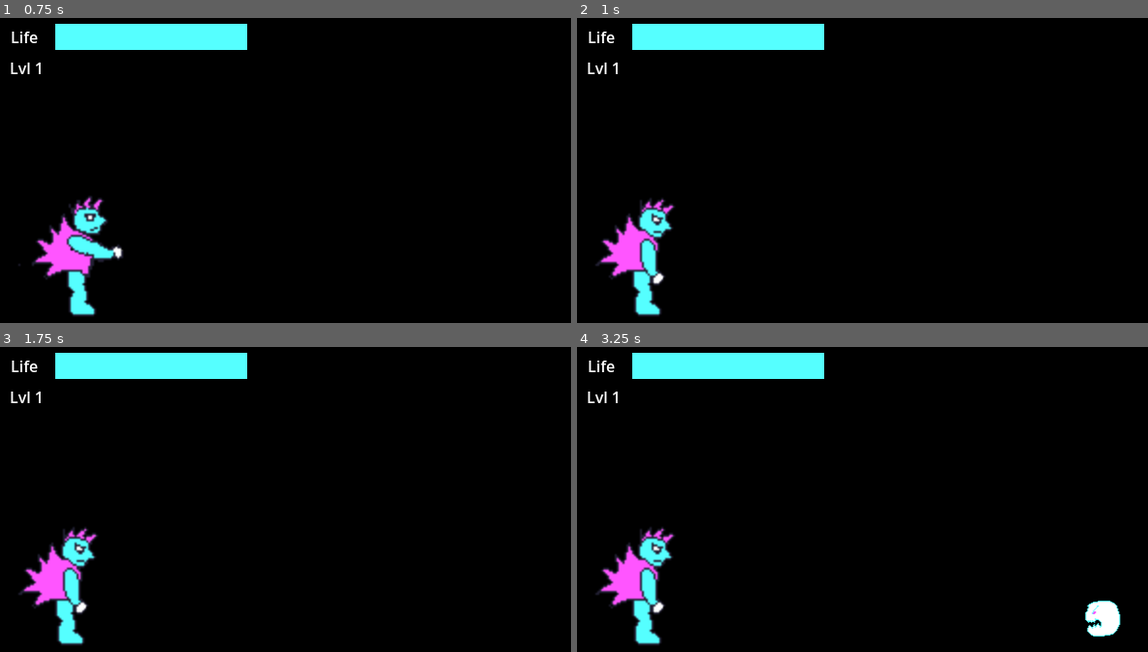
Above: before the commit, frames 1-4 (two rows, left to right).
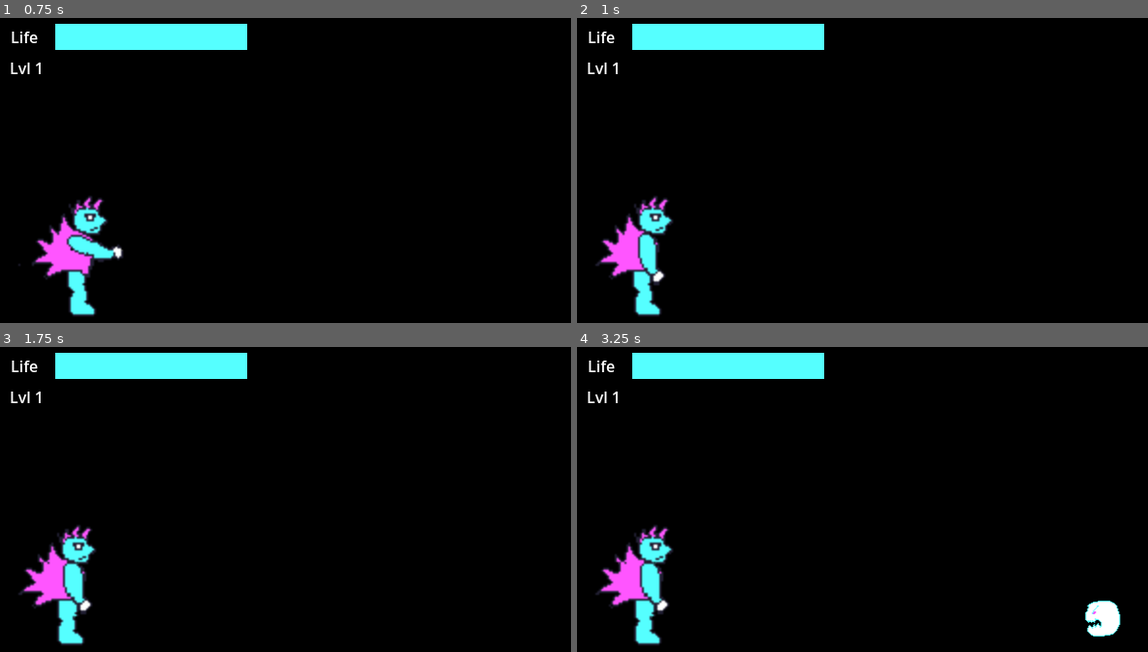
Above: after the commit, the same moments.

Repository: charro/secretpowers
Game: Godot game, scene res://main.tscn
Same seed, same stepped clock (60 frames per second), same inputs: the game is played once before the commit and once after it.
Inputs:
- Up to frame 1 (0.75 s): tap Ctrl (first) at 0.6 s
- Up to frame 2 (1 s): tap Shift (second) at 0.8 s
- Up to frame 3 (1.75 s): tap Shift (second) at 1.35 s; tap Ctrl (first) at 1.55 s
- Up to frame 4 (3.25 s): tap Ctrl (first) at 2.1, 3.05 s; tap Shift (second) at 2.3, 2.85 s

Frame 1 is identical in both runs. In frame 2, 0.7% of the frame differs, in the area x 10-18%, y 58-88%; in frame 3, 1.0%, in the area x 6-18%, y 58-89%; in frame 4, 1.0%.

Commit message:
Fix animation and effects of MultiPunch

Diff:
--- a/main.tscn
+++ b/main.tscn
@@ -23,7 +23,7 @@
 [node name="SecretPowers" type="Node2D" parent="SecretPowerChecker"]
 
 [node name="FirstSecretPower" parent="SecretPowerChecker/SecretPowers" instance=ExtResource("4_pspov")]
-keys_combination = Array[int]([0, 0, 0, 0, 0])
+keys_combination = Array[int]([0, 0, 0])
 
 [node name="SecondSecretPower" parent="SecretPowerChecker/SecretPowers" instance=ExtResource("4_pspov")]
 secret_power_id = 1
@@ -33,8 +33,9 @@
 secret_power_id = 2
 keys_combination = Array[int]([2, 1, 0])
 
-[node name="Player" parent="." groups=["moving"] instance=ExtResource("1_vk8qf")]
+[node name="Player" parent="." node_paths=PackedStringArray("secret_power_checker") groups=["moving"] instance=ExtResource("1_vk8qf")]
 position = Vector2(64, 247)
+secret_power_checker = NodePath("../SecretPowerChecker")
 
 [node name="FoeSpawnTimer" type="Timer" parent="."]
 wait_time = 3.0
--- a/player/player.gd
+++ b/player/player.gd
@@ -1,10 +1,9 @@
 extends Area2D
 
-enum STATES { IDLE, ATTACK, STOP }
-
+enum STATES { IDLE, ATTACK, SECRET_POWER, STOP }
 var current_state = STATES.IDLE
-
 var active_secret_power
+@export var secret_power_checker: SecretPowerChecker
 
 # Called when the node enters the scene tree for the first time.
 func _ready() -> void:
@@ -12,29 +11,38 @@
 
 # Called every frame. 'delta' is the elapsed time since the previous frame.
 func _process(delta: float) -> void:
-	if current_state == STATES.IDLE:
+	if current_state != STATES.SECRET_POWER:
 		get_input()
 
 func get_input():
 	var pressed_attack_key = false
+	var action_pressed = null
 	if Input.is_action_just_pressed("first"):
+		action_pressed = "first"
 		$AnimatedSprite2D.play("punch")
+		print("Playing punch")
 		$PunchSound.play()
 		pressed_attack_key = true
 	elif Input.is_action_just_pressed("second"):
+		action_pressed = "second"
 		$AnimatedSprite2D.play("kick")
+		print("Playing kick")
 		pressed_attack_key = true
 
 	if pressed_attack_key:
 		current_state = STATES.ATTACK
 		get_tree().call_group("touching_player", "attacked")
 
+	if action_pressed:
+		var secret_power_triggered = \
+			secret_power_checker.check_if_secret_power_triggered(action_pressed)
+		if secret_power_triggered != null:
+			trigger_secret_power(secret_power_triggered)
 
 func _on_animation_finished() -> void:
 	active_secret_power = null
 	$AnimatedSprite2D.animation = "idle"
-	if current_state == STATES.ATTACK:
-		current_state = STATES.IDLE
+	current_state = STATES.IDLE
 
 func _on_player_area_entered(enemy: Area2D) -> void:
 	enemy.add_to_group("touching_player")
@@ -48,17 +56,18 @@
 func move():
 	current_state = STATES.IDLE
 
-func secret_power(secret_power_id: SecretPowerChecker.SECRET_POWERS):
+func trigger_secret_power(secret_power_id: SecretPowerChecker.SECRET_POWERS):
 	active_secret_power = secret_power_id
 	match secret_power_id:
 		SecretPowerChecker.SECRET_POWERS.MEGA_PUNCH:
 			megapunch()
 
 func megapunch():
+	print("Animate Megapunch")
 	# Apply multi attack
 	$AnimatedSprite2D.play("megapunch")
 	$PunchSound.play()
-	current_state == STATES.ATTACK
+	current_state = STATES.SECRET_POWER
 
 func _on_animated_sprite_2d_frame_changed() -> void:
 	# Hit the enemies in each frame
--- a/player/player.tscn
+++ b/player/player.tscn
@@ -143,7 +143,7 @@
 }],
 "loop": false,
 "name": &"megapunch",
-"speed": 15.0
+"speed": 10.0
 }, {
 "frames": [{
 "duration": 1.0,
@@ -180,8 +180,6 @@
 sprite_frames = SubResource("SpriteFrames_eu857")
 animation = &"megapunch"
 autoplay = "idle"
-frame = 7
-frame_progress = 1.0
 
 [node name="CollisionShape2D" type="CollisionShape2D" parent="."]
 position = Vector2(13, 8)
--- a/secret_power_checker.gd
+++ b/secret_power_checker.gd
@@ -27,14 +27,19 @@
 	else:
 		accumulated_time_since_last_check += delta
 
-		if accumulated_time_since_last_check > MAX_TIME_FOR_CHECK:
-			current_actions_sequence.clear()
-			accumulated_time_since_last_check = 0
+func check_if_secret_power_triggered(action: String):
+	# The combination of keys must happen within this time
+	if accumulated_time_since_last_check > MAX_TIME_FOR_CHECK:
+		current_actions_sequence.clear()
+		accumulated_time_since_last_check = 0
 
-		if Input.is_action_just_pressed("first"):
-			new_action_pressed(SecretPower.ACTION_KEYS.FIRST)
-		elif Input.is_action_just_pressed("second"):
-			new_action_pressed(SecretPower.ACTION_KEYS.SECOND)
+	var action_key_pressed
+	if action == "first":
+		action_key_pressed = SecretPower.ACTION_KEYS.FIRST
+	elif action == "second":
+		action_key_pressed = SecretPower.ACTION_KEYS.SECOND
+
+	return new_action_pressed(action_key_pressed)
 
 func new_action_pressed(action: SecretPower.ACTION_KEYS):
 	current_actions_sequence.append(action)
@@ -42,6 +47,8 @@
 		var secret_power = secret_powers[secret_power_index]
 		if secret_power.matches(current_actions_sequence):
 			power_triggered(secret_power_index)
+			return secret_power_index
+	return null
 
 func power_triggered(secret_power: SECRET_POWERS):
 	if secret_power not in secret_powers_found:
@@ -52,8 +59,6 @@
 	print("SECRET POWER TRIGGERED!!:", secret_power)
 	# Apply the secret power to all foes in screen
 	get_tree().call_group("touching_player", "secret_power", str(secret_power))
-	# Apply the secret power to player
-	$"../Player".secret_power(secret_power)
 	current_actions_sequence.clear()
 	accumulated_time_since_last_check = 0
 	$CooldownTimer.start()
--- a/ui/UI.tscn
+++ b/ui/UI.tscn
@@ -183,6 +183,7 @@
 text = "Life"
 
 [node name="LevelLabel" type="Label" parent="."]
+layout_mode = 0
 offset_left = 10.0
 offset_top = 42.0
 offset_right = 64.0
